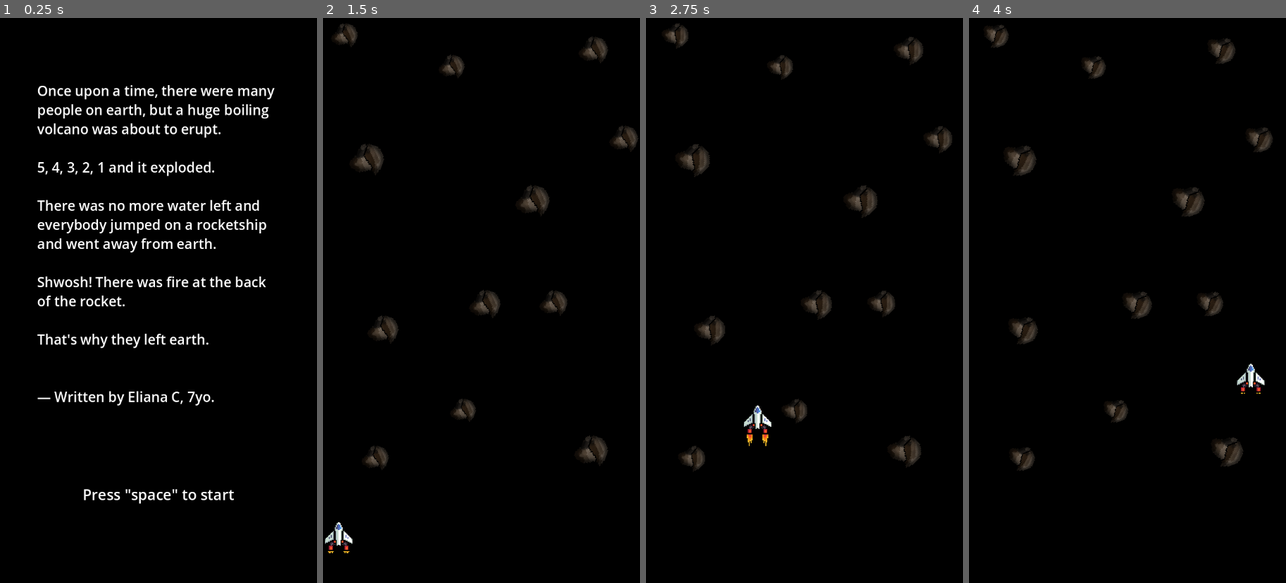
Above: before the commit, frames 1-4 (left to right).
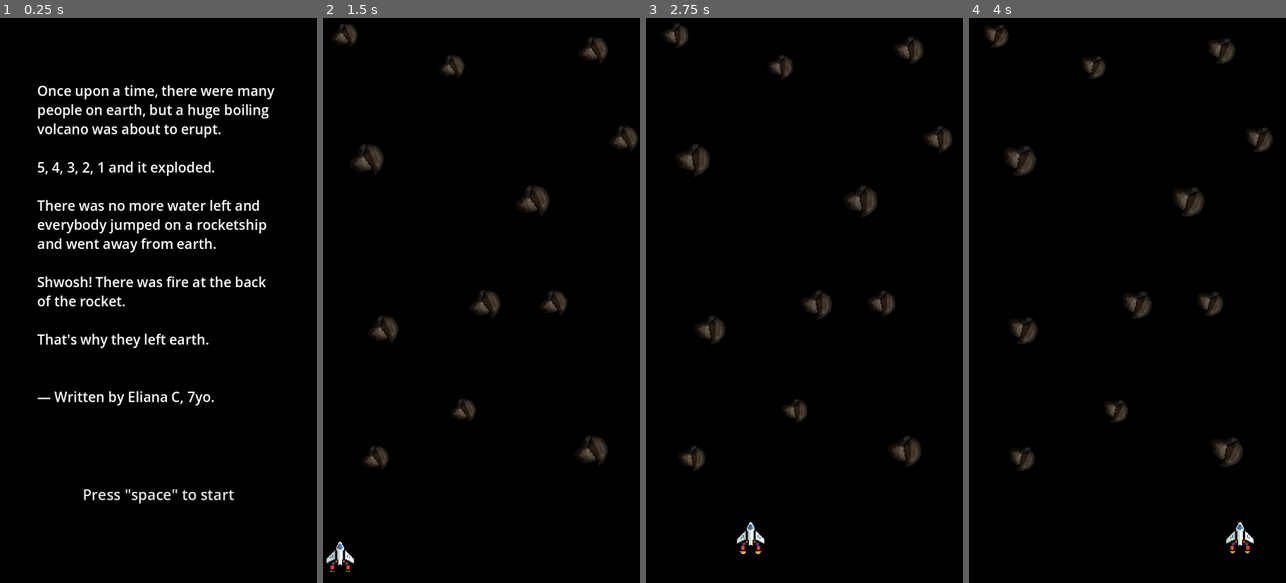
Above: after the commit, the same moments.

Repository: matheusbaumgart/oneshot-space
Game: Godot game, scene res://scenes/intro.tscn
The game is run twice, just before and just after one commit, with the same random seed, the same clock (stepped at 60 frames per second) and the same inputs. Sound files missing from this copy of the repository are replaced by a short silence.
Inputs (mouse positions are in pixels of both pictures, inside the frame that each line leads up to):
- Up to frame 1 (0.25 s): no input
- Up to frame 2 (1.5 s): tap Space (move_up) at 0.5 s; move the mouse to (551, 272) at 0.52 s; hold Space (move_up) 0.53-1.28 s; click (551, 272) at 0.67 s; move the mouse to (418, 328) at 1.27 s
- Up to frame 3 (2.75 s): move the mouse to (836, 176) at 2.02 s; hold Space (move_up) from 2.03 s (still down)
- Up to frame 4 (4 s): move the mouse to (1111, 413) at 2.77 s; click (1111, 413) at 2.92 s; move the mouse to (1222, 385) at 3.52 s; release Space (move_up) at 3.53 s

The runs differ from the first frame. In frame 1, 0.1% of the frame differs, in the area x 26-74%, y 83-86%; in frame 2, 0.4%; in frame 3, 0.5%, in the area x 28-40%, y 68-95%; in frame 4, 0.4%.

Commit message:
more sound fx

Diff:
--- a/scenes/spaceship.tscn
+++ b/scenes/spaceship.tscn
@@ -1,12 +1,15 @@
-[gd_scene load_steps=17 format=3 uid="uid://cfuepag7tvkhh"]
+[gd_scene load_steps=20 format=3 uid="uid://cfuepag7tvkhh"]
 
 [ext_resource type="Script" uid="uid://bykvtwgpog2f2" path="res://scripts/spaceship.gd" id="1_y3uy0"]
 [ext_resource type="Texture2D" uid="uid://5q25qduw3wmm" path="res://images/Foozle_2DS0011_Void_MainShip/Main Ship/Main Ship - Engine Effects/PNGs/Main Ship - Engines - Supercharged Engine - Idle.png" id="2_me4wu"]
 [ext_resource type="Texture2D" uid="uid://cnssyx81xxrqk" path="res://images/Foozle_2DS0011_Void_MainShip/Main Ship/Main Ship - Bases/PNGs/Main Ship - Base - Full health.png" id="3_pmkdn"]
 [ext_resource type="Texture2D" uid="uid://85at6ohc8v7v" path="res://images/Foozle_2DS0011_Void_MainShip/Main Ship/Main Ship - Engine Effects/PNGs/Main Ship - Engines - Supercharged Engine - Powering.png" id="5_v6qj0"]
 [ext_resource type="Texture2D" uid="uid://rmw8ktlbxoyg" path="res://images/Foozle_2DS0011_Void_MainShip/Main Ship/Main Ship - Engines/PNGs/Main Ship - Engines - Supercharged Engine.png" id="6_6i2wf"]
-[ext_resource type="AudioStream" uid="uid://075jfey0hi1v" path="res://sound/explosion-312361.mp3" id="6_343tk"]
+[ext_resource type="AudioStream" uid="uid://bi0u2fcbyajov" path="res://sound/explosion_edited.mp3" id="6_r0fvi"]
 [ext_resource type="AudioStream" uid="uid://c5jmekiwr3lwr" path="res://sound/you-win-sequence-3-183950.mp3" id="7_v6qj0"]
+[ext_resource type="AudioStream" uid="uid://ccqgelaieukr4" path="res://sound/engine_start.mp3" id="8_r0fvi"]
+[ext_resource type="AudioStream" uid="uid://dt60x57pct42f" path="res://sound/engine_hold.mp3" id="9_6wr2n"]
+[ext_resource type="AudioStream" uid="uid://b6mob8aswkmi8" path="res://sound/engine_end.mp3" id="10_6wr2n"]
 
 [sub_resource type="AtlasTexture" id="AtlasTexture_343tk"]
 atlas = ExtResource("2_me4wu")
@@ -113,12 +116,21 @@
 polygon = PackedVector2Array(0, -27, 30, 11, 0, 30, -30, 11)
 
 [node name="AudioExplosion" type="AudioStreamPlayer2D" parent="."]
-stream = ExtResource("6_343tk")
+stream = ExtResource("6_r0fvi")
 
 [node name="AudioWin" type="AudioStreamPlayer2D" parent="."]
 stream = ExtResource("7_v6qj0")
 
-[node name="AudioMove" type="AudioStreamPlayer2D" parent="."]
-stream = ExtResource("6_343tk")
+[node name="AudioMoveStart" type="AudioStreamPlayer2D" parent="."]
+stream = ExtResource("8_r0fvi")
+volume_db = -10.0
+
+[node name="AudioMoveHold" type="AudioStreamPlayer2D" parent="."]
+stream = ExtResource("9_6wr2n")
+volume_db = -10.0
+
+[node name="AudioMoveEnd" type="AudioStreamPlayer2D" parent="."]
+stream = ExtResource("10_6wr2n")
+volume_db = -10.0
 
 [connection signal="area_entered" from="Area2D" to="." method="_on_area_2d_area_entered"]
--- a/scripts/intro.gd
+++ b/scripts/intro.gd
@@ -1,6 +1,12 @@
 extends Control
 
 @export var main_game_scene: PackedScene  # The game scene after character creation
+@export var pulse_speed: float = 2.0  # Time in seconds for a full blink cycle
+
+@onready var start_label: Label = $CanvasLayer/Label
+
+func _ready():
+	pulse()
 
 func _input(event):
 	if event is InputEventScreenTouch:
@@ -15,3 +21,10 @@
 
 func loadScene() -> void:
 	get_tree().change_scene_to_packed(main_game_scene)
+
+func pulse():
+	while true:
+		var tween = get_tree().create_tween()
+		tween.tween_property(start_label, "modulate:a", 0.3, pulse_speed / 2).set_trans(Tween.TRANS_SINE)
+		tween.tween_property(start_label, "modulate:a", 1.0, pulse_speed / 2).set_trans(Tween.TRANS_SINE)
+		await tween.finished
--- a/scripts/spaceship.gd
+++ b/scripts/spaceship.gd
@@ -4,13 +4,16 @@
 const MOVE_UP_FORCE = -340  # Upward movement when holding space
 const REDUCED_SPEED = 30  # Slower horizontal movement when moving up
 var moving_left = true  # Track direction
+var is_moving: bool = false  # Track movement state
 
 @onready var engine_fire: AnimatedSprite2D = $"Spaceship body/Engine fire"
 @onready var area: Area2D = $Area2D  # Reference to Area2D node
 @onready var ui_node = get_tree().current_scene.get_node("UI")  # Reference to UI layer
 @onready var audio_explosion: AudioStreamPlayer2D = $AudioExplosion
 @onready var audio_win: AudioStreamPlayer2D = $AudioWin
-@onready var audio_move: AudioStreamPlayer2D = $AudioMove
+@onready var audio_move_start: AudioStreamPlayer2D = $AudioMoveStart
+@onready var audio_move_hold: AudioStreamPlayer2D = $AudioMoveHold
+@onready var audio_move_end: AudioStreamPlayer2D = $AudioMoveEnd
 
 @onready var explosion_scene = preload("res://scenes/explosion.tscn")
 @onready var game_over_scene = preload("res://scenes/gameover.tscn")
@@ -21,10 +24,19 @@
 
 func _process(delta):
 	if Input.is_action_pressed("move_up"):
+		if not is_moving:
+			audio_move_start.play()  # Play start sound once
+			await audio_move_start.finished  # Wait for start sound to finish
+			audio_move_hold.play()  # Play looping hold sound
+			is_moving = true
 		engine_fire.play('power')
 		velocity.y = MOVE_UP_FORCE
 		velocity.x = -REDUCED_SPEED if moving_left else REDUCED_SPEED  # Slower horizontal movement
 	else:
+		if is_moving:
+			audio_move_hold.stop()
+			audio_move_end.play()  # Play stop sound once
+			is_moving = false
 		engine_fire.play('idle')
 		velocity.y = 0
 		velocity.x = -SPEED if moving_left else SPEED
@@ -48,14 +60,15 @@
 		show_you_win_screen()
 
 func explode():
-		# Hide the spaceship instead of removing it
+	audio_explosion.playing = true
+
+	# Hide the spaceship instead of removing it
 	visible = false
 	set_process(false)  # Stop movement processing
 
 	var explosion = explosion_scene.instantiate()
 	explosion.global_position = global_position
 	get_parent().add_child(explosion)
-	audio_explosion.playing = true
 
 	show_game_over_screen()
 
Binary file changed: docs/index.icon.png
Not shown, added: sound/engine_end.mp3.import
Not shown, added: sound/engine_hold.mp3.import
Not shown, added: sound/engine_start.mp3.import
Not shown, added: sound/explosion_edited.mp3.import
Not shown, changed: docs/index.html
Not shown, changed: docs/index.pck
Not shown, added: sound/engine_end.mp3
Not shown, added: sound/engine_hold.mp3
Not shown, added: sound/engine_start.mp3
Not shown, added: sound/explosion_edited.m4a
Not shown, added: sound/explosion_edited.mp3
